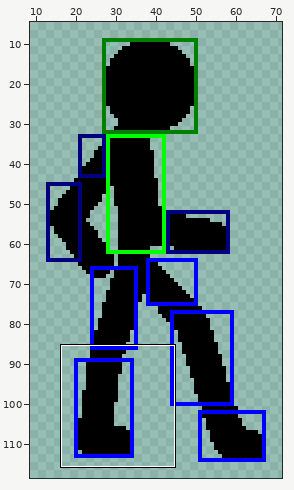
Edited in one commit: pixel-art file (animations/9301_【通用】下蹲.aseprite). The first picture is a wide view before the edit; the outline marks the close-up.
Close-up. First the earlier version:
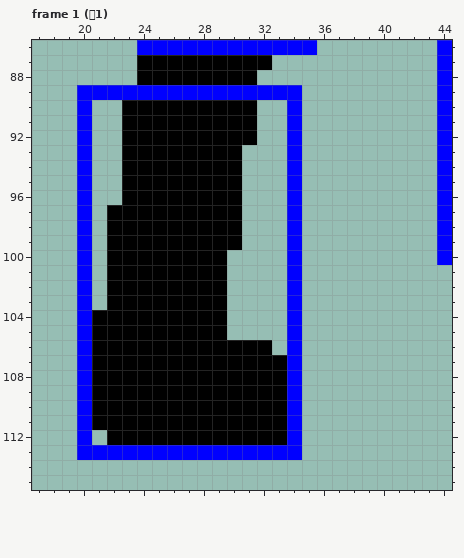
100x120 pixels, 4 frames. Shown: frame 1 (蹲1): x 17..44, y 86..115. The wide view leaves out empty margins.
Now the later version:
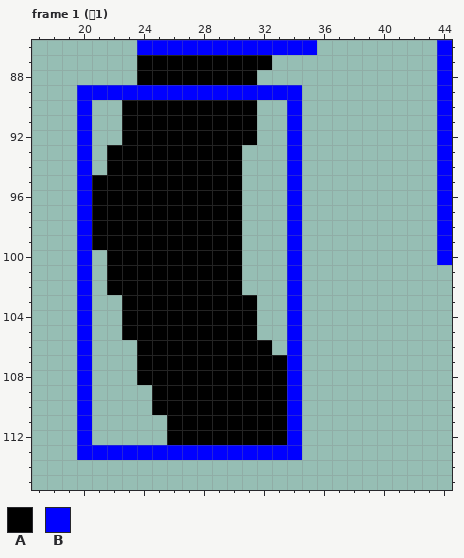
Palette (. is transparent): A #000000  B #0000ff
The edit:
--- frame 1 (蹲1), layer "火柴人"
@@ x 19..33 @@
  92 .B..AAAAAAAAA..
- 93 .B..AAAAAAAA...
- 94 .B..AAAAAAAA...
- 95 .B..AAAAAAAA...
- 96 .B..AAAAAAAA...
- 97 .B.AAAAAAAAA...
- 98 .B.AAAAAAAAA...
- 99 .B.AAAAAAAAA...
-100 .B.AAAAAAAA....
-101 .B.AAAAAAAA....
-102 .B.AAAAAAAA....
-103 .B.AAAAAAAA....
-104 .BAAAAAAAAA....
-105 .BAAAAAAAAA....
-106 .BAAAAAAAAAAAA.
-107 .BAAAAAAAAAAAAA
-108 .BAAAAAAAAAAAAA
-109 .BAAAAAAAAAAAAA
-110 .BAAAAAAAAAAAAA
-111 .BAAAAAAAAAAAAA
-112 .B.AAAAAAAAAAAA
+ 93 .B.AAAAAAAAA...
+ 94 .B.AAAAAAAAA...
+ 95 .BAAAAAAAAAA...
+ 96 .BAAAAAAAAAA...
+ 97 .BAAAAAAAAAA...
+ 98 .BAAAAAAAAAA...
+ 99 .BAAAAAAAAAA...
+100 .B.AAAAAAAAA...
+101 .B.AAAAAAAAA...
+102 .B.AAAAAAAAA...
+103 .B..AAAAAAAAA..
+104 .B..AAAAAAAAA..
+105 .B..AAAAAAAAA..
+106 .B...AAAAAAAAA.
+107 .B...AAAAAAAAAA
+108 .B...AAAAAAAAAA
+109 .B....AAAAAAAAA
+110 .B....AAAAAAAAA
+111 .B.....AAAAAAAA
+112 .B.....AAAAAAAA
 113 .BBBBBBBBBBBBBB
Boxes around the changes in both close-ups, in picture pixels (x1, y1, x2, y2):
changed: (92, 145, 167, 445)
added: (227, 250, 257, 340)
